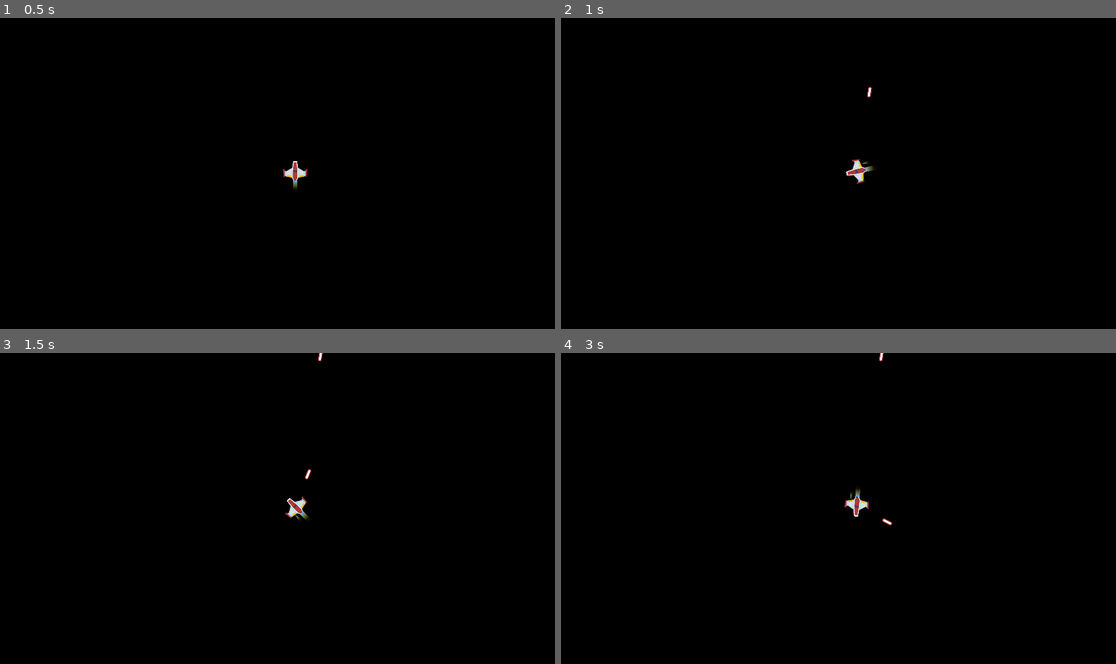
Above: before the commit, frames 1-4 (two rows, left to right).
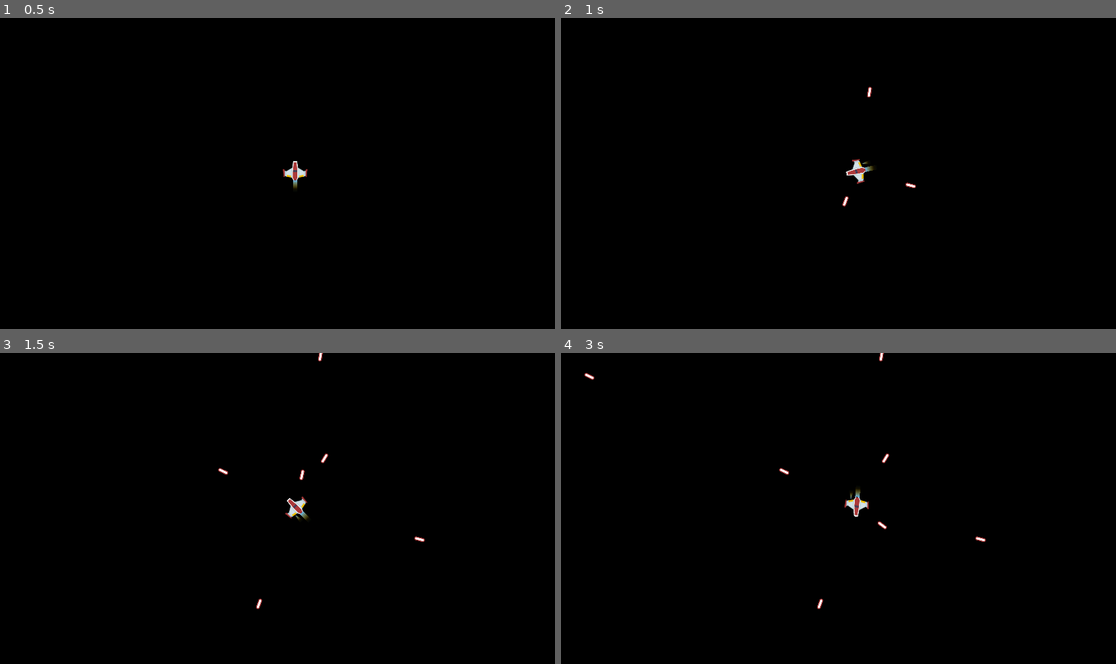
Above: after the commit, the same moments.

Repository: mandah0628/CMPT306_A2
Game: Godot game, scene res://Scenes/main.tscn
Two runs of this game, one before a commit and one after it. Both use one fixed random seed, a clock stepped at 60 frames per second and the inputs below.
Inputs:
- Up to frame 1 (0.5 s): no input
- Up to frame 2 (1 s): tap Enter at 0.5 s; hold Right (move_right) from 0.53 s (still down); hold Space (fire) from 0.53 s (still down)
- Up to frame 3 (1.5 s): release Right (move_right) at 1.28 s; release Space (fire) at 1.28 s; hold Left (move_left) from 1.28 s (still down); tap Space (fire) at 1.35 s
- Up to frame 4 (3 s): release Left (move_left) at 2.03 s; hold Space (fire) 2.03-2.78 s; hold Right (move_right) from 2.03 s (still down); tap Space (fire) at 2.85 s

Frame 1 is identical in both runs. In frame 2, less than 0.1% of the frame differs, in the area x 50-64%, y 52-61%; in frame 3, 0.1%; in frame 4, 0.2%, in the area x 4-77%, y 6-83%.

Commit message:
lase has a rate of fire now. player cna hold down to button to rapidly fire

Diff:
--- a/Scripts/player.gd
+++ b/Scripts/player.gd
@@ -16,10 +16,15 @@
 @onready var muzzle = $Muzzle
 var laser_scene = preload("res://Scenes/laser.tscn")
 signal laser_shot(laser)
+var overheat = false
 
 func _process(delta):
-	if Input.is_action_just_pressed("fire"):
-		fire_laser()
+	if Input.is_action_pressed("fire"):
+		if !overheat:
+			overheat = true
+			fire_laser()
+			await get_tree().create_timer(0.15).timeout
+			overheat = false
 
 func _physics_process(delta):
 	#Controls for turning left
